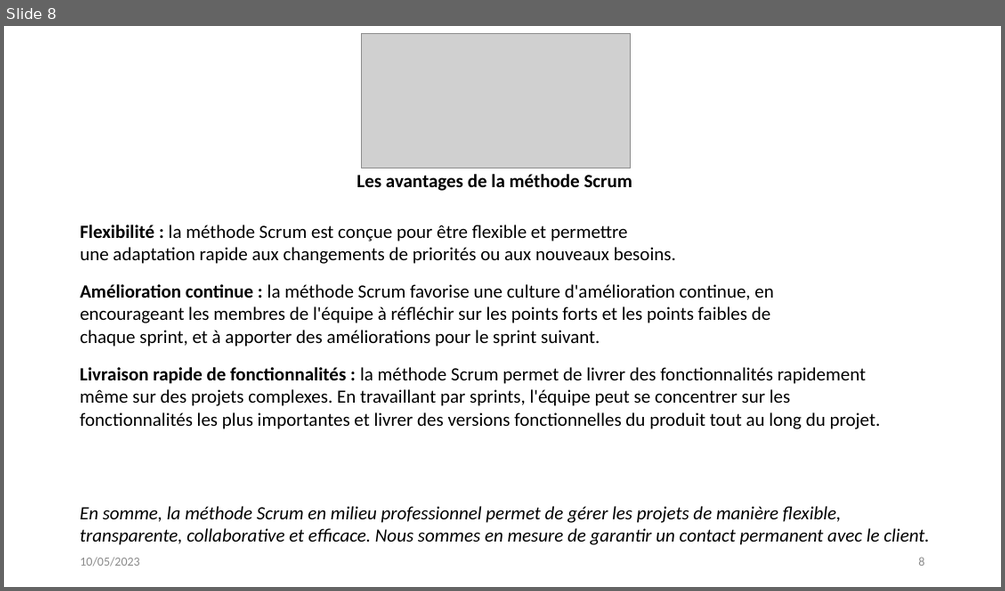
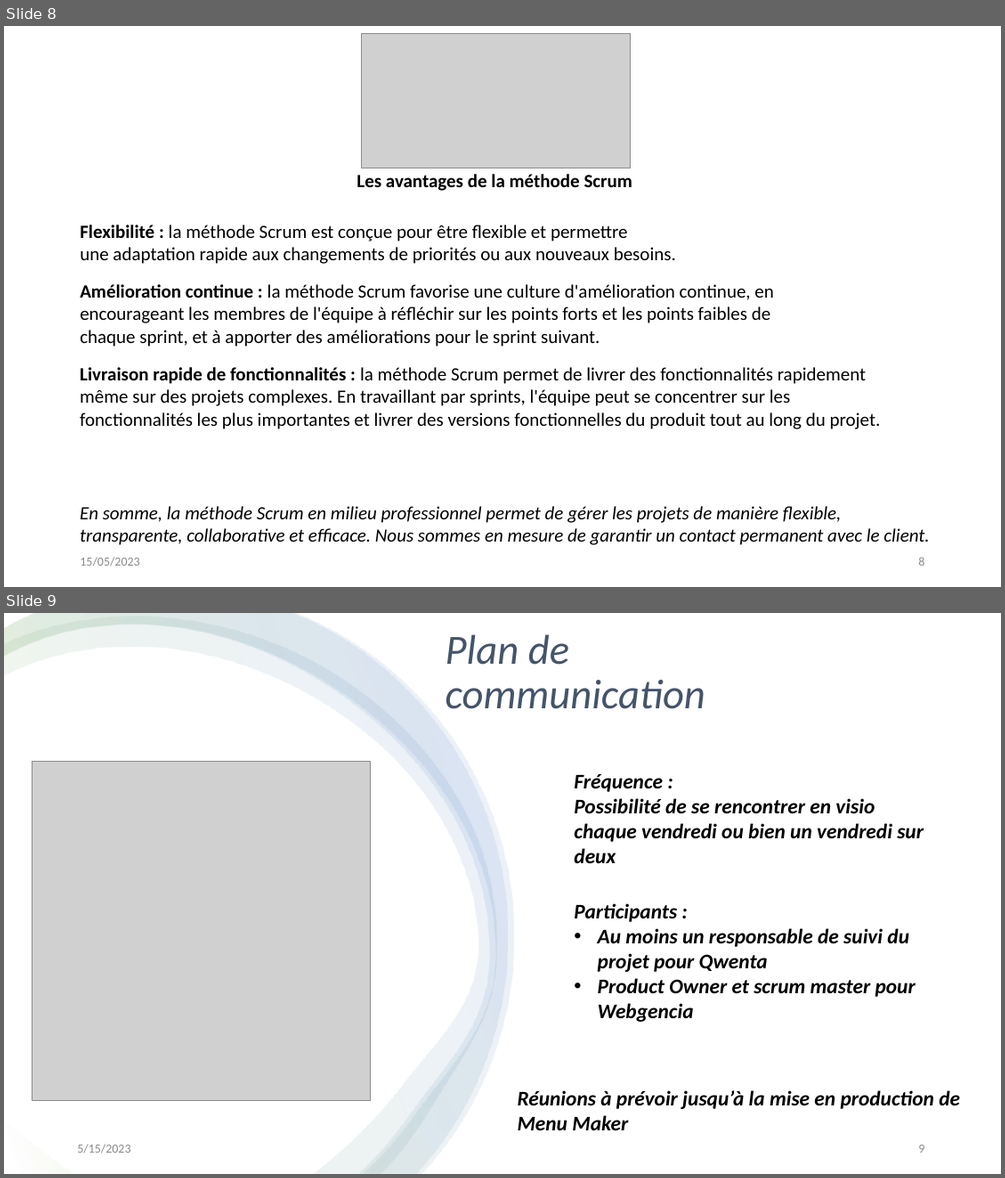
Before and after one commit to damodred53/projet_4, a slide deck: présentation_livrable_4.pptx. Shown one above the other, each under a label of ours: slide 8 before the commit, slides 8 and 9 after it. The pictures are 1005x591 and 1005x1178 pixels, drawn with LibreOffice and Linux fonts; fonts in the diff are those of the drawing; grey boxes stand for pictures. Boxes give left, top, right and bottom in pixels: in the first picture for what was removed or moved away, otherwise in the second. Text is boxed around its words. In the diff, an @@ line names an element or a change of style, - is before the commit and + after.

```diff
--- a/présentation_livrable_4.pptx
+++ b/présentation_livrable_4.pptx
@@ slide 9 added at (4, 613, 1001, 1174), background #FFFFFF @@
@@ rectangle added at (4, 613, 1001, 1174), fill #FFFFFF @@
@@ freeform shape added at (4, 616, 497, 1174), fill gradient #FFFFFF to #70AD47 to #4472C4 @@
@@ freeform shape added at (4, 613, 508, 1174), fill gradient #FFFFFF to #70AD47 to #4472C4 @@
@@ freeform shape added at (4, 613, 514, 1173), fill gradient #FFFFFF to #70AD47 to #4472C4 @@
@@ text added at (445, 634, 705, 709), 40 pt, text #44546A, italic @@
+Plan de communication
@@ picture added at (32, 762, 371, 1101) @@
@@ text added at (574, 774, 923, 863), 20 pt, text #000000, bold, italic @@
+Fréquence :
+Possibilité de se rencontrer en visio
+chaque vendredi ou bien un vendredi sur deux
@@ text added at (574, 903, 915, 1022), 20 pt, text #000000, bold, italic @@
+Participants :
+• Au moins un responsable de suivi du projet pour Qwenta
+• Product Owner et scrum master pour Webgencia
@@ text added at (518, 1090, 960, 1130), 20 pt, text #000000, bold, italic @@
+Réunions à prévoir jusqu’à la mise en production de
+Menu Maker
@@ text added at (77, 1143, 130, 1153), 12 pt, text #8C8C8C @@
+5/15/2023
@@ page number added at (918, 1144, 924, 1152), 12 pt, text #8C8C8C @@
+9
@@ slide 8 changed as well @@
@@ text at (80, 556, 139, 566): text changed @@
-10/05/2023
+15/05/2023
```
Also in this commit, not shown: 13 other slides changed, 5 other files.
